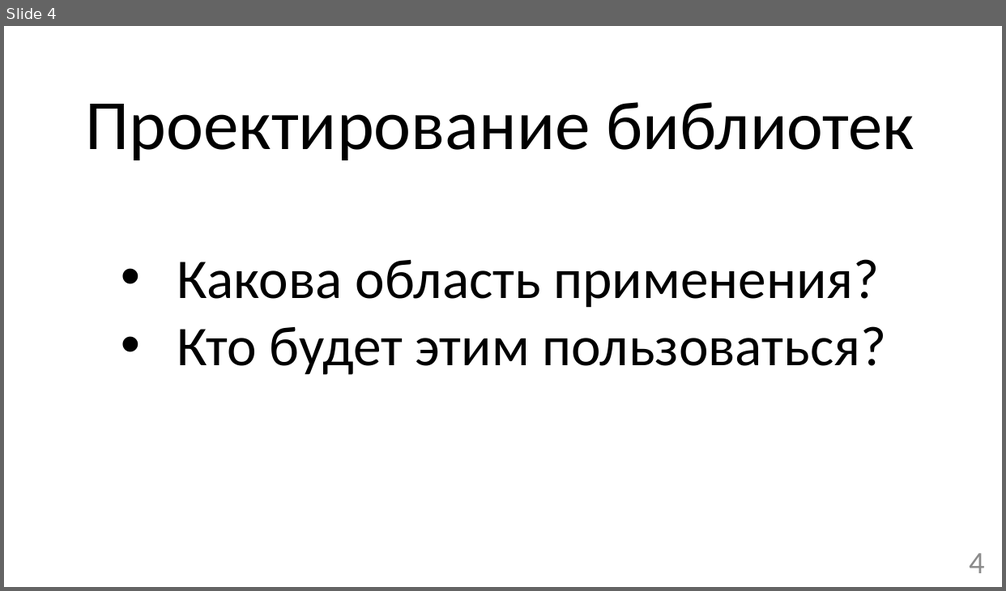
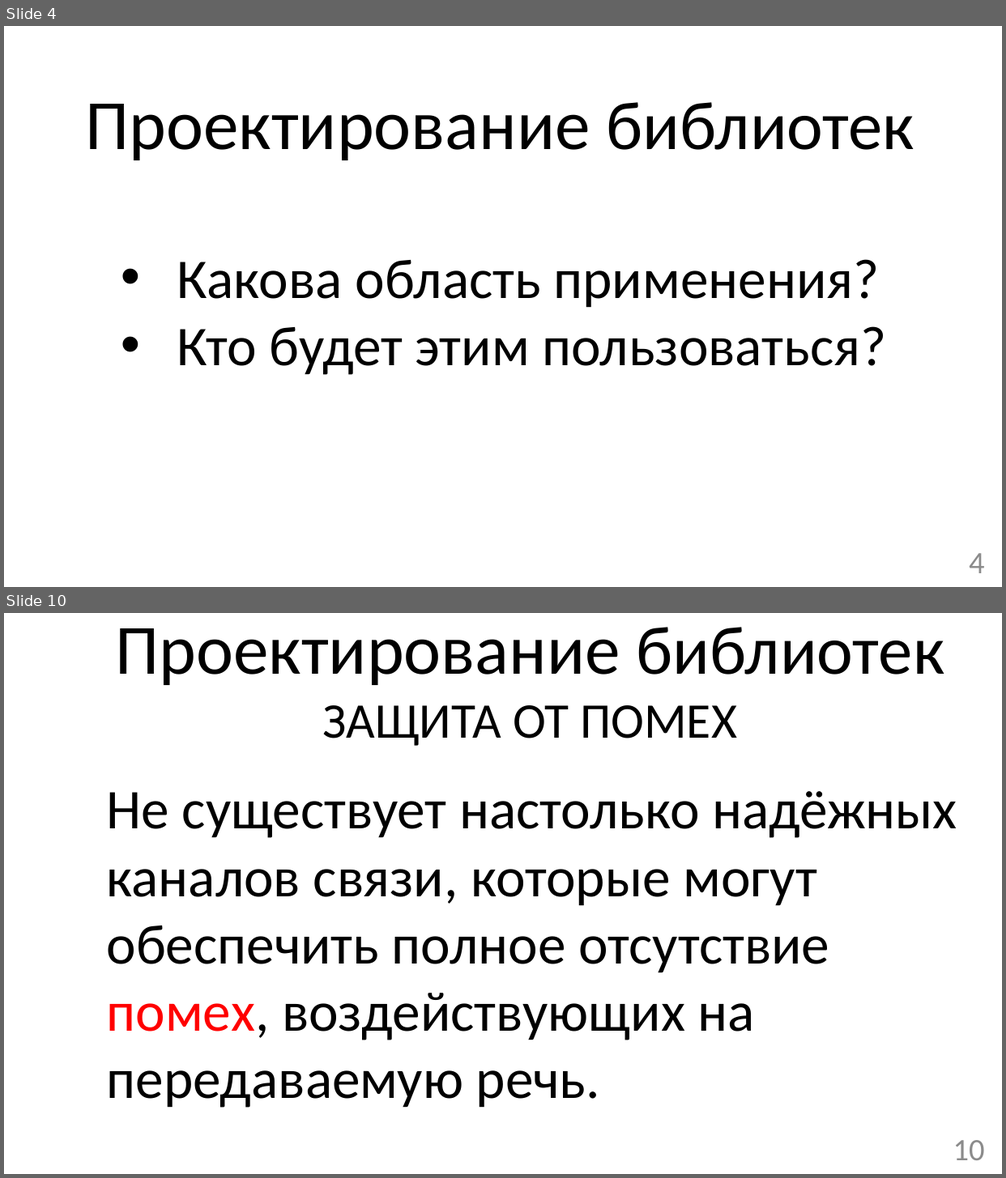
Before and after one commit to mrAdiy/rmsc_bak, a slide deck: Презентация бакалаврской SPEECH.pptx. Shown one above the other, each under a label of ours: slide 4 before the commit, slides 4 and 10 after it; the slides between them are not shown. The pictures are 1006x591 and 1006x1178 pixels, drawn with LibreOffice and Linux fonts; fonts in the diff are those of the drawing. Boxes give left, top, right and bottom in pixels: in the first picture for what was removed or moved away, otherwise in the second. Text is boxed around its words. In the diff, an @@ line names an element or a change of style, - is before the commit and + after.

```diff
--- a/Презентация бакалаврской SPEECH.pptx
+++ b/Презентация бакалаврской SPEECH.pptx
@@ slide 10 added at (4, 613, 1002, 1174), background #FFFFFF @@
@@ text added at (115, 627, 945, 746), 68 pt, text #000000 @@
+Проектирование библиотек
+ЗАЩИТА ОТ ПОМЕХ
@@ text added at (107, 791, 957, 1108), 54 pt, text #000000 @@
+Не существует настолько надёжных каналов связи, которые могут обеспечить полное отсутствие помех, воздействующих на передаваемую речь.
@@ page number added at (953, 1140, 985, 1161), 30 pt, text #8C8C8C @@
+10
```
Also in this commit, not shown: 8 slides changed, 3 other slides added, 8 slides removed, 1 other file.
